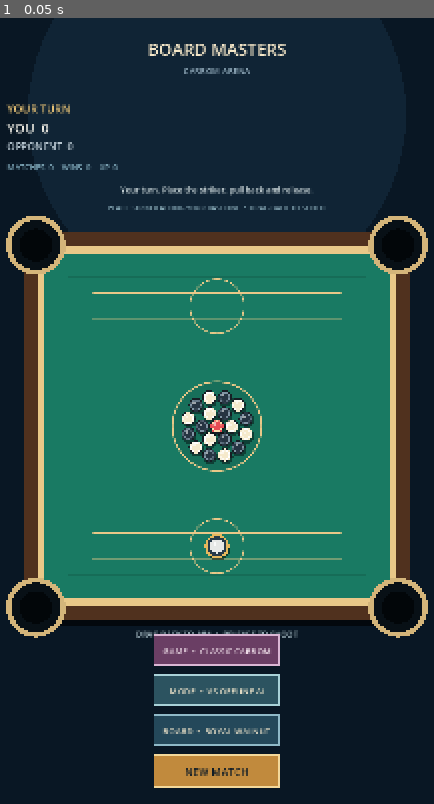
Above: before the commit, frame 1.
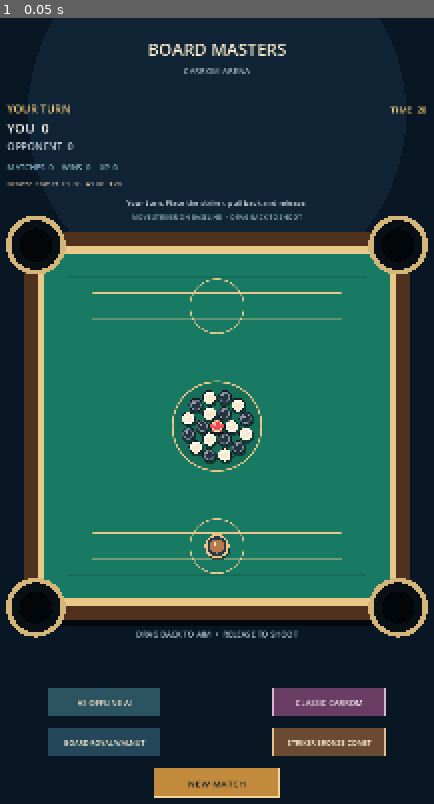
Above: after the commit, the same moment.

Repository: agentpocket0-gif/AI-GAME-FACTORY
Game: Godot game, scene res://scenes/main.tscn
The game is run twice, just before and just after one commit, with the same random seed, the same clock (stepped at 60 frames per second) and the same inputs.
Inputs:
- Up to frame 1 (0.05 s): no input

The runs differ from the first frame. In frame 1, 9.1% of the frame differs, in the area x 1-99%, y 11-100%.

Commit message:
Add 24-striker collection, Force Aim Time effects, turn timer and improved collision response

Diff:
--- a/game/scripts/carrom_game.gd
+++ b/game/scripts/carrom_game.gd
@@ -13,7 +13,10 @@
 var pieces: Array[Dictionary] = []
 var striker: Dictionary = {}
 var board_catalog: Array = []
+var striker_catalog: Array = []
 var board_index := 0
+var selected_striker_index := 0
+var turn_time_remaining := 20.0
 var local_two_player := false
 var match_mode := MODE_CLASSIC
 var matches_played := 0
@@ -44,9 +47,11 @@
 var board_button_rect := Rect2()
 var mode_button_rect := Rect2()
 var game_mode_button_rect := Rect2()
+var striker_button_rect := Rect2()
 
 func _ready() -> void:
 	_load_board_catalog()
+	_load_striker_catalog()
 	_load_profile()
 	_refresh_geometry()
 	get_viewport().size_changed.connect(_on_viewport_resized)
@@ -74,10 +79,44 @@
 	piece_radius = board_size * 0.018
 	striker_radius = board_size * 0.028
 	striker_spawn = Vector2(board_rect.get_center().x, board_rect.position.y + board_size * 0.81)
-	reset_rect = Rect2(Vector2(view.x * 0.5 - 125.0, view.y - 125.0), Vector2(250.0, 64.0))
-	board_button_rect = Rect2(Vector2(view.x * 0.5 - 125.0, view.y - 205.0), Vector2(250.0, 60.0))
-	mode_button_rect = Rect2(Vector2(view.x * 0.5 - 125.0, view.y - 285.0), Vector2(250.0, 60.0))
-	game_mode_button_rect = Rect2(Vector2(view.x * 0.5 - 125.0, view.y - 365.0), Vector2(250.0, 60.0))
+	reset_rect = Rect2(Vector2(view.x * 0.5 - 125.0, view.y - 100.0), Vector2(250.0, 58.0))
+	board_button_rect = Rect2(Vector2(view.x * 0.25 - 112.0, view.y - 180.0), Vector2(224.0, 56.0))
+	striker_button_rect = Rect2(Vector2(view.x * 0.75 - 112.0, view.y - 180.0), Vector2(224.0, 56.0))
+	mode_button_rect = Rect2(Vector2(view.x * 0.25 - 112.0, view.y - 260.0), Vector2(224.0, 56.0))
+	game_mode_button_rect = Rect2(Vector2(view.x * 0.75 - 112.0, view.y - 260.0), Vector2(224.0, 56.0))
+
+func _load_striker_catalog() -> void:
+	var file := FileAccess.open("res://data/striker_catalog.json", FileAccess.READ)
+	if file == null:
+		return
+	var parsed = JSON.parse_string(file.get_as_text())
+	if parsed is Array:
+		striker_catalog = parsed
+
+func _selected_striker() -> Dictionary:
+	if striker_catalog.is_empty():
+		return {"name": "Classic", "force": 1.0, "aim": 1.0, "time": 20, "base": "#AAB6C4", "highlight": "#FFFFFF"}
+	return striker_catalog[clampi(selected_striker_index, 0, striker_catalog.size() - 1)]
+
+func _striker_is_unlocked(index: int) -> bool:
+	if index < 0 or index >= striker_catalog.size():
+		return false
+	return practice_xp >= int(striker_catalog[index].get("unlock_xp", 0))
+
+func _cycle_striker() -> void:
+	if striker_catalog.is_empty():
+		return
+	for offset in range(1, striker_catalog.size() + 1):
+		var next_index := (selected_striker_index + offset) % striker_catalog.size()
+		if _striker_is_unlocked(next_index):
+			selected_striker_index = next_index
+			break
+	_save_profile()
+	status_text = "Striker: " + String(_selected_striker().get("name", "Classic"))
+	queue_redraw()
+
+func _turn_time_limit() -> float:
+	return float(_selected_striker().get("time", 20))
 
 func reset_match() -> void:
 	pieces.clear()
@@ -127,6 +166,7 @@
 		"kind": "striker"
 	}
 	striker["position"] = _turn_spawn(WHITE)
+	turn_time_remaining = _turn_time_limit()
 	status_text = "Your turn. Place the striker, pull back and release."
 	queue_redraw()
 
@@ -152,6 +192,7 @@
 	matches_played = maxi(0, int(parsed.get("matches_played", 0)))
 	matches_won = maxi(0, int(parsed.get("matches_won", 0)))
 	practice_xp = maxi(0, int(parsed.get("practice_xp", 0)))
+	selected_striker_index = clampi(int(parsed.get("selected_striker_index", 0)), 0, maxi(0, striker_catalog.size() - 1))
 	match_mode = clampi(int(parsed.get("match_mode", MODE_CLASSIC)), MODE_CLASSIC, MODE_DISC_POOL)
 	local_two_player = bool(parsed.get("local_two_player", false))
 
@@ -161,6 +202,7 @@
 		"matches_played": matches_played,
 		"matches_won": matches_won,
 		"practice_xp": practice_xp,
+		"selected_striker_index": selected_striker_index,
 		"match_mode": match_mode,
 		"local_two_player": local_two_player
 	}
@@ -202,6 +244,9 @@
 		_save_profile()
 		queue_redraw()
 		return
+	if striker_button_rect.has_point(point):
+		_cycle_striker()
+		return
 	if mode_button_rect.has_point(point):
 		local_two_player = not local_two_player
 		bot_delay = -1.0
@@ -243,7 +288,8 @@
 		status_text = "Pull farther back to take a shot."
 		queue_redraw()
 		return
-	var power := clampf(pull.length() * 5.4, 240.0, 1120.0)
+	var force_multiplier := float(_selected_striker().get("force", 1.0))
+	var power := clampf(pull.length() * 5.4 * force_multiplier, 240.0, 1120.0 * force_multiplier)
 	striker["velocity"] = pull.normalized() * power
 	_begin_shot()
 	queue_redraw()
@@ -260,7 +306,17 @@
 
 func _physics_process(delta: float) -> void:
 	if not shot_active:
-		if player_turn == BLACK and not game_over and not local_two_player:
+		if not game_over and not (player_turn == BLACK and not local_two_player):
+			turn_time_remaining -= delta
+			if turn_time_remaining <= 0.0:
+				player_turn = BLACK if player_turn == WHITE else WHITE
+				striker["position"] = _turn_spawn(player_turn)
+				turn_time_remaining = _turn_time_limit()
+				status_text = "Time expired. Turn passed."
+				if player_turn == BLACK and not local_two_player:
+					bot_delay = 0.85
+				queue_redraw()
+		elif player_turn == BLACK and not game_over and not local_two_player:
 			if bot_delay < 0.0:
 				bot_delay = 0.85
 			else:
@@ -389,7 +445,8 @@
 	var vb: Vector2 = b["velocity"]
 	var closing_speed := (va - vb).dot(normal)
 	if closing_speed > 0.0:
-		var impulse := normal * closing_speed * RESTITUTION
+		var impulse_magnitude := (1.0 + RESTITUTION) * closing_speed * 0.5
+		var impulse := normal * impulse_magnitude
 		va -= impulse
 		vb += impulse
 	a["position"] = pa
@@ -460,6 +517,7 @@
 	else:
 		status_text += " Player 2 turn." if local_two_player else " Opponent turn."
 
+	turn_time_remaining = _turn_time_limit()
 	if player_turn == BLACK and not game_over and not local_two_player:
 		bot_delay = 0.85
 	queue_redraw()
@@ -522,6 +580,10 @@
 	draw_string(font, Vector2(30, 230), first_label + "  %d" % scores[WHITE], HORIZONTAL_ALIGNMENT_LEFT, view.x - 60.0, 26, Color("#F5F2E9"))
 	draw_string(font, Vector2(30, 265), second_label + "  %d" % scores[BLACK], HORIZONTAL_ALIGNMENT_LEFT, view.x - 60.0, 20, Color("#B7C6D0"))
 	draw_string(font, Vector2(30, 305), "MATCHES  %d    WINS  %d    XP  %d" % [matches_played, matches_won, practice_xp], HORIZONTAL_ALIGNMENT_LEFT, view.x - 60.0, 16, Color("#7FA8B9"))
+	var timer_label := "TIME  %.0f" % maxf(0.0, turn_time_remaining)
+	var striker_data := _selected_striker()
+	draw_string(font, Vector2(30, 337), "%s  F%.2f  A%.2f  T%.0f" % [String(striker_data.get("name", "Classic")), float(striker_data.get("force", 1.0)), float(striker_data.get("aim", 1.0)), float(striker_data.get("time", 20))], HORIZONTAL_ALIGNMENT_LEFT, view.x - 60.0, 15, Color("#D4B9A0"))
+	draw_string(font, Vector2(view.x - 140.0, 190), timer_label, HORIZONTAL_ALIGNMENT_RIGHT, 110.0, 18, Color("#F1C978"))
 
 func _draw_board() -> void:
 	var felt := _theme_color("felt", "#197A63")
@@ -573,9 +635,12 @@
 func _draw_striker() -> void:
 	var pos: Vector2 = striker["position"]
 	draw_circle(pos + Vector2(2.0, 5.0), striker_radius * 1.12, Color(0, 0, 0, 0.5))
-	draw_circle(pos, striker_radius * 1.12, Color("#E5B85D"))
+	var striker_data := _selected_striker()
+	var base_color := Color.from_string(String(striker_data.get("base", "#AAB6C4")), Color("#AAB6C4"))
+	var highlight_color := Color.from_string(String(striker_data.get("highlight", "#FFFFFF")), Color.WHITE)
+	draw_circle(pos, striker_radius * 1.12, highlight_color)
 	draw_circle(pos, striker_radius * 0.91, Color("#263A4A"))
-	draw_circle(pos, striker_radius * 0.63, Color("#E7E9E7"))
+	draw_circle(pos, striker_radius * 0.63, base_color)
 	draw_circle(pos - Vector2(striker_radius * 0.19, striker_radius * 0.22), striker_radius * 0.18, Color(1.0, 1.0, 1.0, 0.75))
 
 func _draw_aim_guide() -> void:
@@ -584,7 +649,8 @@
 		return
 	var direction := pull.normalized()
 	var start: Vector2 = striker["position"]
-	var end := start + direction * minf(board_size * 0.34, pull.length() * 2.2)
+	var aim_multiplier := float(_selected_striker().get("aim", 1.0))
+	var end := start + direction * minf(board_size * 0.34 * aim_multiplier, pull.length() * 2.2 * aim_multiplier)
 	draw_line(start, end, Color("#FFF0BD"), 3.0, true)
 	for i in range(1, 8):
 		var dot := start + direction * (end - start).length() * float(i) / 8.0
@@ -593,23 +659,31 @@
 func _draw_controls(view: Vector2) -> void:
 	draw_rect(game_mode_button_rect, Color("#6A3E64"), true)
 	draw_rect(game_mode_button_rect, Color("#DAB6D4"), false, 2.0)
-	var game_mode_label := "GAME  •  DISC POOL" if match_mode == MODE_DISC_POOL else "GAME  •  CLASSIC CARROM"
-	draw_string(ThemeDB.fallback_font, Vector2(game_mode_button_rect.position.x, game_mode_button_rect.position.y + 38.0), game_mode_label, HORIZONTAL_ALIGNMENT_CENTER, game_mode_button_rect.size.x, 17, Color("#F7E8F1"))
+	var game_mode_label := "DISC POOL" if match_mode == MODE_DISC_POOL else "CLASSIC CARROM"
+	draw_string(ThemeDB.fallback_font, Vector2(game_mode_button_rect.position.x, game_mode_button_rect.position.y + 36.0), game_mode_label, HORIZONTAL_ALIGNMENT_CENTER, game_mode_button_rect.size.x, 16, Color("#F7E8F1"))
+
 	draw_rect(mode_button_rect, Color("#2C5360"), true)
 	draw_rect(mode_button_rect, Color("#A8D1D7"), false, 2.0)
-	var mode_label := "MODE  •  LOCAL 2 PLAYERS" if local_two_player else "MODE  •  VS OFFLINE AI"
-	draw_string(ThemeDB.fallback_font, Vector2(mode_button_rect.position.x, mode_button_rect.position.y + 38.0), mode_label, HORIZONTAL_ALIGNMENT_CENTER, mode_button_rect.size.x, 17, Color("#F4E8CD"))
+	var mode_label := "LOCAL 2 PLAYERS" if local_two_player else "VS OFFLINE AI"
+	draw_string(ThemeDB.fallback_font, Vector2(mode_button_rect.position.x, mode_button_rect.position.y + 36.0), mode_label, HORIZONTAL_ALIGNMENT_CENTER, mode_button_rect.size.x, 16, Color("#F4E8CD"))
+
 	draw_rect(board_button_rect, Color("#24485A"), true)
 	draw_rect(board_button_rect, Color("#8FB9C7"), false, 2.0)
 	var board_name := "CLASSIC BOARD"
 	if board_catalog.size() > 0:
 		board_name = String(board_catalog[board_index].get("name", board_name)).to_upper()
-	draw_string(ThemeDB.fallback_font, Vector2(board_button_rect.position.x, board_button_rect.position.y + 38.0), "BOARD  •  " + board_name, HORIZONTAL_ALIGNMENT_CENTER, board_button_rect.size.x, 17, Color("#F4E8CD"))
+	draw_string(ThemeDB.fallback_font, Vector2(board_button_rect.position.x, board_button_rect.position.y + 35.0), "BOARD " + board_name, HORIZONTAL_ALIGNMENT_CENTER, board_button_rect.size.x, 14, Color("#F4E8CD"))
+
+	draw_rect(striker_button_rect, Color("#6A4A30"), true)
+	draw_rect(striker_button_rect, Color("#E7C18B"), false, 2.0)
+	var striker_name := String(_selected_striker().get("name", "Classic")).to_upper()
+	draw_string(ThemeDB.fallback_font, Vector2(striker_button_rect.position.x, striker_button_rect.position.y + 35.0), "STRIKER " + striker_name, HORIZONTAL_ALIGNMENT_CENTER, striker_button_rect.size.x, 14, Color("#FFF0D8"))
+
 	draw_rect(reset_rect, Color("#C18A3D"), true)
 	draw_rect(reset_rect, Color("#F3D89A"), false, 2.0)
-	draw_string(ThemeDB.fallback_font, Vector2(reset_rect.position.x, reset_rect.position.y + 41.0), "NEW MATCH", HORIZONTAL_ALIGNMENT_CENTER, reset_rect.size.x, 21, Color("#101C26"))
-	draw_string(ThemeDB.fallback_font, Vector2(20, 350.0), status_text, HORIZONTAL_ALIGNMENT_CENTER, view.x - 40.0, 16, Color("#DCE7E8"))
-	draw_string(ThemeDB.fallback_font, Vector2(20, 385.0), "PLACE STRIKER ALONG YOUR BASELINE  •  DRAG BACK TO SHOOT", HORIZONTAL_ALIGNMENT_CENTER, view.x - 40.0, 14, Color("#8CAEBB"))
+	draw_string(ThemeDB.fallback_font, Vector2(reset_rect.position.x, reset_rect.position.y + 38.0), "NEW MATCH", HORIZONTAL_ALIGNMENT_CENTER, reset_rect.size.x, 19, Color("#101C26"))
+	draw_string(ThemeDB.fallback_font, Vector2(20, 375.0), status_text, HORIZONTAL_ALIGNMENT_CENTER, view.x - 40.0, 15, Color("#DCE7E8"))
+	draw_string(ThemeDB.fallback_font, Vector2(20, 403.0), "MOVE STRIKER ON BASELINE  •  DRAG BACK TO SHOOT", HORIZONTAL_ALIGNMENT_CENTER, view.x - 40.0, 13, Color("#8CAEBB"))
 
 func _theme_color(key: String, fallback: String) -> Color:
 	if board_catalog.is_empty():
